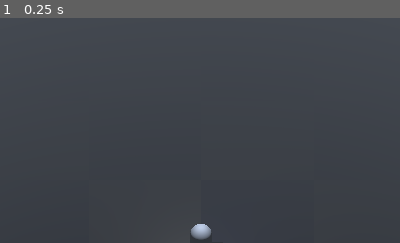
Above: before the commit, frame 1.
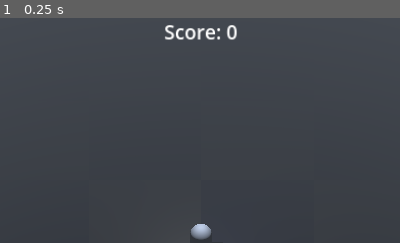
Above: after the commit, the same moment.

Repository: Adamekka/bullets-vs-bullets
Game: Godot game, scene res://scenes/main.tscn
Two runs of this game, one before a commit and one after it. Both use one fixed random seed, a clock stepped at 60 frames per second and the inputs below.
Inputs:
- Up to frame 1 (0.25 s): no input
The pictures show only the part of the screen within x 25-75%, y 0-50%; the shares and areas given below are measured in that part.

The runs differ from the first frame. In frame 1, 0.6% of the frame differs, in the area x 41-60%, y 3-10%.

Commit message:
feat: score

Diff:
--- a/models/bullet.gd
+++ b/models/bullet.gd
@@ -18,3 +18,4 @@
 	for node in colliding_nodes:
 		if node is EnemySquare:
 			node.queue_free()
+			Global.score += 1
--- a/project.godot
+++ b/project.godot
@@ -14,6 +14,10 @@
 run/main_scene="res://scenes/main.tscn"
 config/features=PackedStringArray("4.2", "Mobile")
 config/icon="res://icon.svg"
+
+[autoload]
+
+Global="*res://scenes/global.gd"
 
 [display]
 
--- /dev/null
+++ b/scenes/global.gd
@@ -0,0 +1,3 @@
+extends Node
+
+var score: int = 0
--- /dev/null
+++ b/ui/score.gd
@@ -0,0 +1,5 @@
+extends Label
+
+
+func _process(_delta: float):
+	text = "Score: " + str(Global.score)
--- a/ui/ui.tscn
+++ b/ui/ui.tscn
@@ -1,8 +1,18 @@
-[gd_scene load_steps=2 format=3 uid="uid://ccoisav5hixwy"]
+[gd_scene load_steps=3 format=3 uid="uid://ccoisav5hixwy"]
 
+[ext_resource type="Script" path="res://ui/score.gd" id="1_k8tnl"]
 [ext_resource type="PackedScene" uid="uid://dmr0fcamx7t56" path="res://addons/joystick/virtual_joystick.tscn" id="1_lqrfq"]
 
 [node name="UI" type="CanvasLayer"]
+
+[node name="Score" type="Label" parent="."]
+offset_right = 1152.0
+offset_bottom = 23.0
+size_flags_vertical = 0
+theme_type_variation = &"HeaderLarge"
+text = "Score: 0"
+horizontal_alignment = 1
+script = ExtResource("1_k8tnl")
 
 [node name="MoveJoystick" parent="." instance=ExtResource("1_lqrfq")]
 joystick_mode = 1
